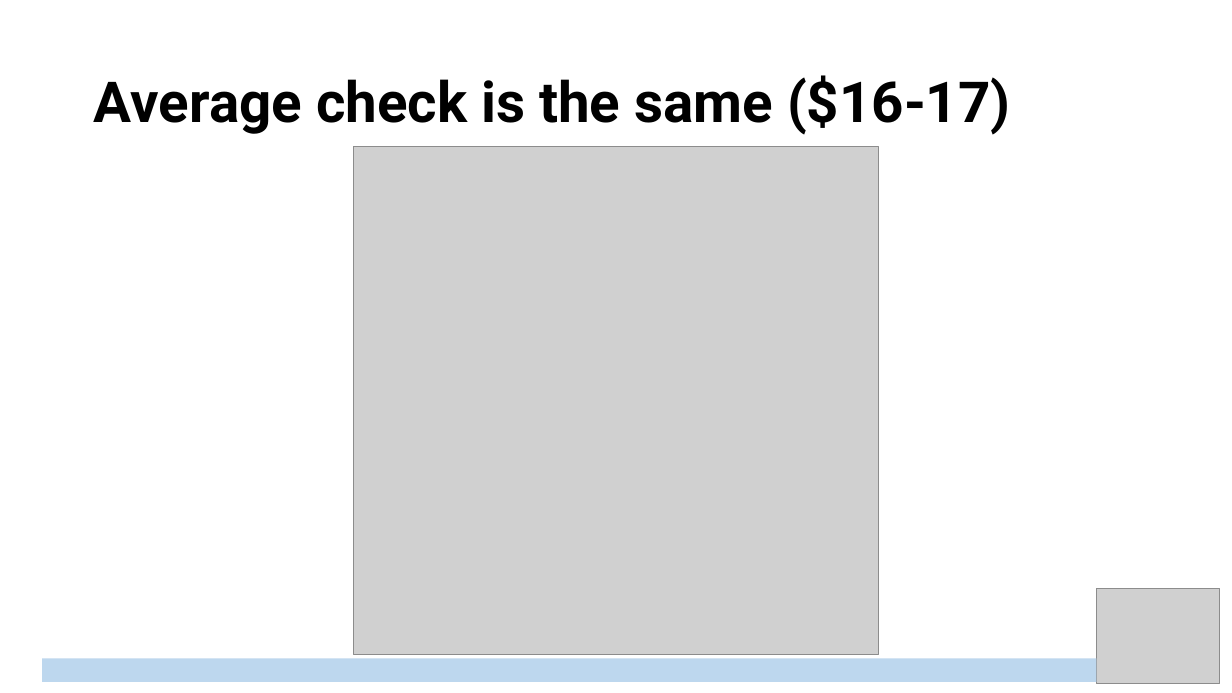
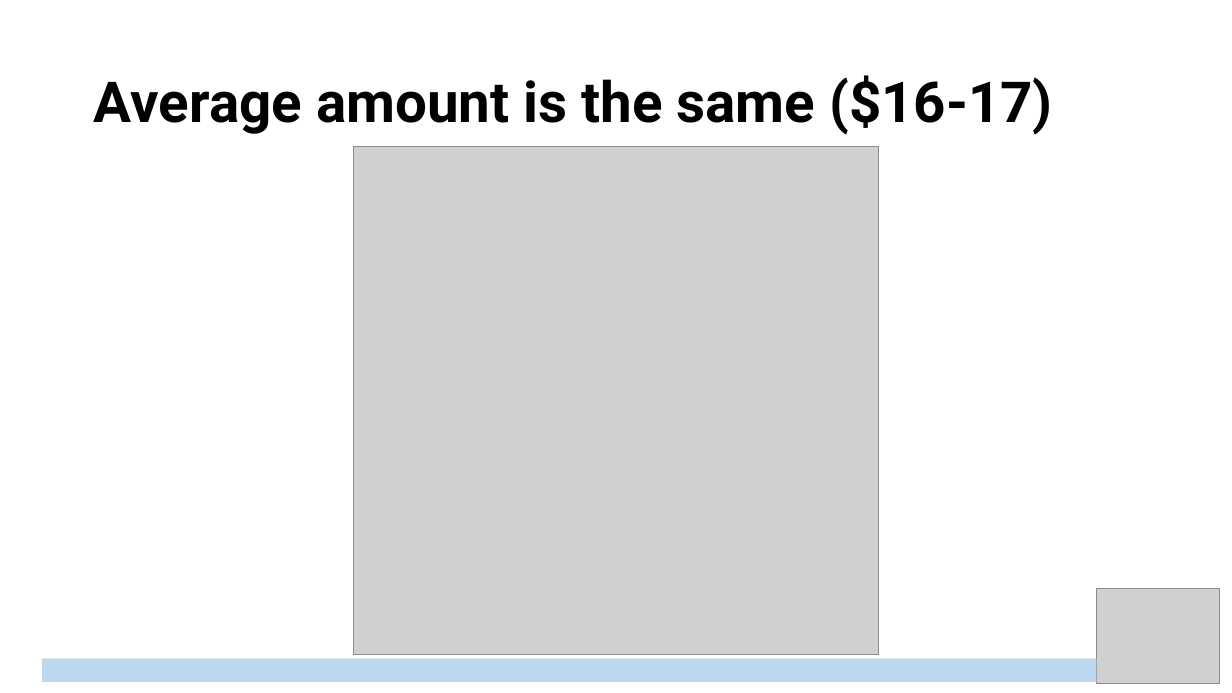
Before and after one commit to OleksiyAnokhin/UChicago-COVID-Hackathon, a slide deck: slide 11 of Presentation.pptx. Drawn at 1232x693 pixels with LibreOffice and Linux fonts; fonts in the diff are those of the drawing; grey boxes stand for pictures. Boxes give left, top, right and bottom in pixels: in the first picture for what was removed or moved away, otherwise in the second. Text is boxed around its words. In the diff, an @@ line names an element or a change of style, - is before the commit and + after.

```diff
--- a/Presentation.pptx
+++ b/Presentation.pptx
@@ title at [94, 75, 1052, 135]: text changed @@
-Average check is the same ($16-17)
+Average amount is the same ($16-17)
```
Also in this commit, not shown: 1 other file.
